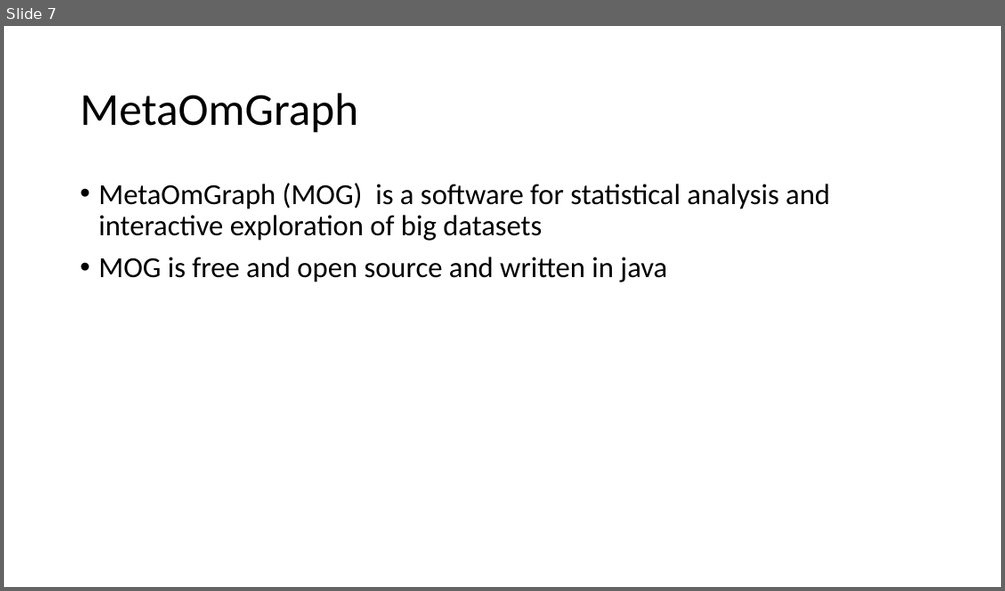
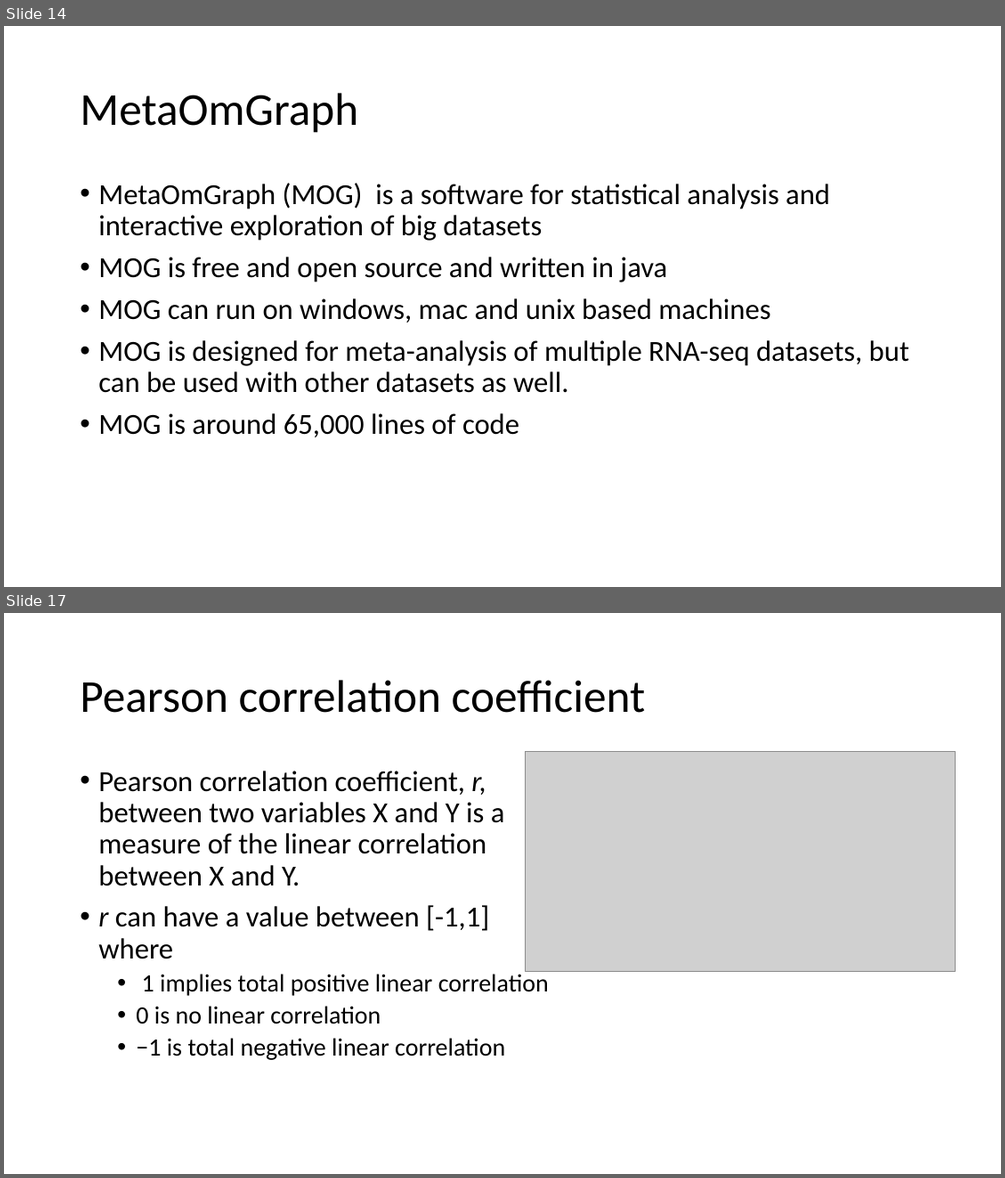
Before and after one commit to urmi-21/MOGtutorial, a slide deck: EDA_MOG.pptx. Shown one above the other, each under a label of ours: slide 7 before the commit, slides 14 and 17 after it; the slides between them are not shown. The pictures are 1005x591 and 1005x1178 pixels, drawn with LibreOffice and Linux fonts; fonts in the diff are those of the drawing; grey boxes stand for pictures. Boxes give left, top, right and bottom in pixels: in the first picture for what was removed or moved away, otherwise in the second. Text is boxed around its words. In the diff, an @@ line names an element or a change of style, - is before the commit and + after.

```diff
--- a/EDA_MOG.pptx
+++ b/EDA_MOG.pptx
@@ slide 17 added at box(4, 613, 1001, 1174), background #FFFFFF @@
@@ title added at box(80, 680, 646, 713), 44 pt, text #000000 @@
+Pearson correlation coefficient
@@ text added at box(98, 771, 549, 1060), 28 pt, text #000000 @@
+• Pearson correlation coefficient, r,
+  between two variables X and Y is a
+  measure of the linear correlation
+  between X and Y.
+• r can have a value between [-1,1]
+  where
+  • 1 implies total positive linear correlation
+  • 0 is no linear correlation
+  • −1 is total negative linear correlation
@@ picture added at box(526, 751, 955, 971) @@
@@ what was slide 7 is now slide 14 @@
@@ slide 14 changed as well @@
@@ text at box(98, 298, 909, 437): paragraphs added @@
+• MOG can run on windows, mac and unix based machines
+• MOG is designed for meta-analysis of multiple RNA-seq datasets, but can be used with other datasets as well.
+• MOG is around 65,000 lines of code
```
Also in this commit, not shown: 18 other slides added, 3 slides removed.
